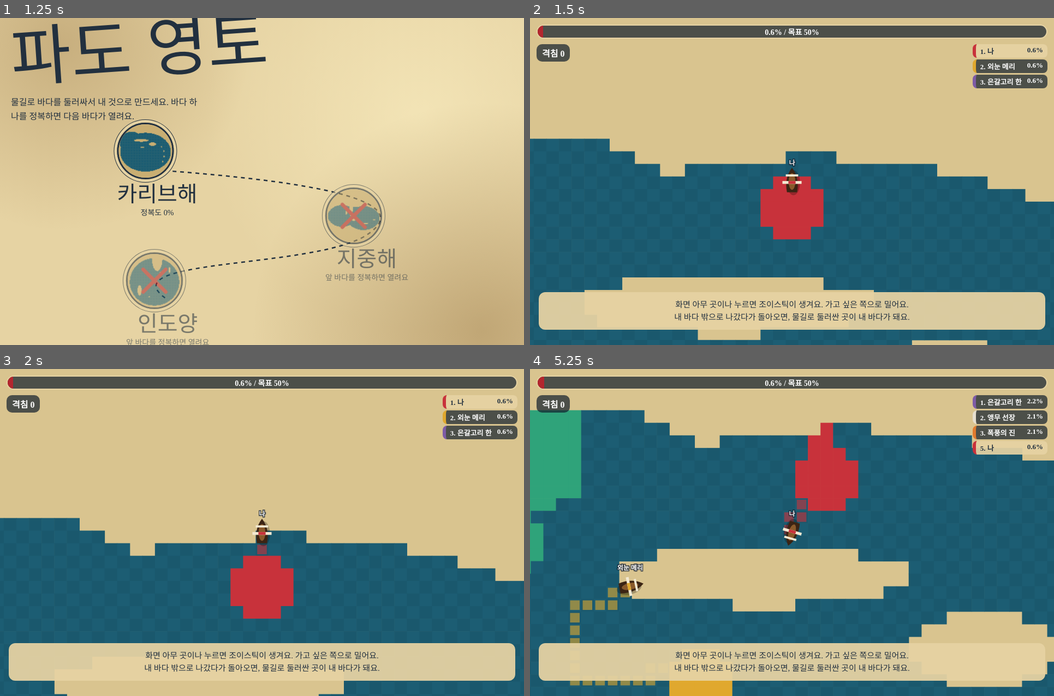
Above: before the commit, frames 1-4 (two rows, left to right).
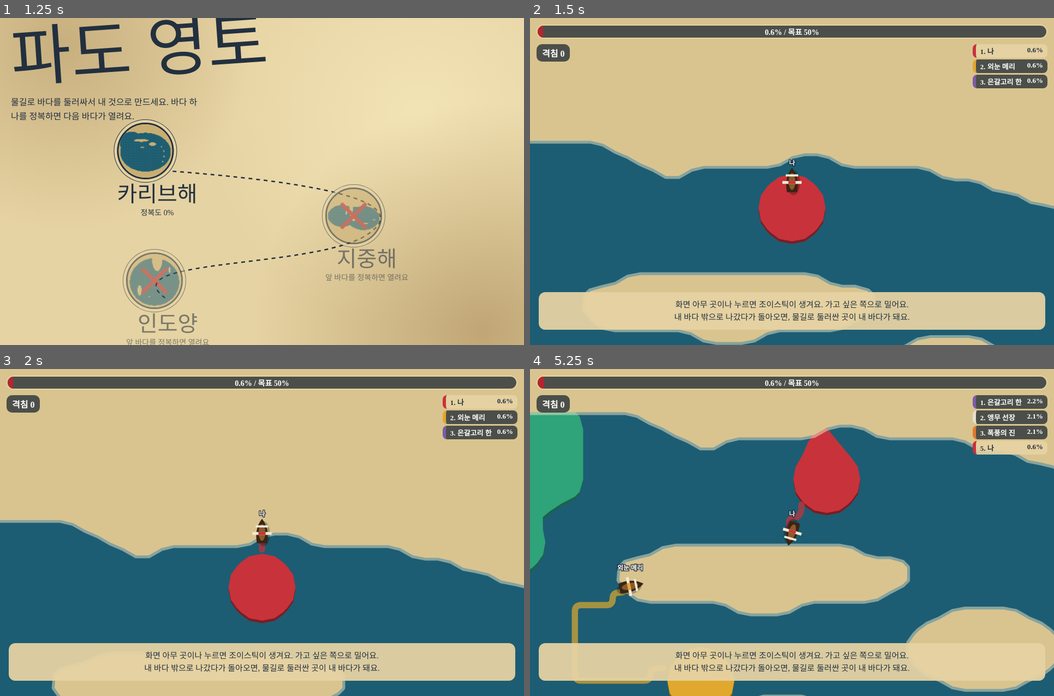
Above: after the commit, the same moments.

Repository: cheeyeon87-commits/pado-game
Game: browser game, page index.html
Two runs of this game, one before a commit and one after it. Both use one fixed random seed, a clock stepped at 60 frames per second and the inputs below.
Inputs (mouse positions are in pixels of both pictures, inside the frame that each line leads up to):
- Up to frame 1 (1.25 s): click (262, 181) at 0.27 s; click (262, 214) at 1.07 s
- Up to frame 2 (1.5 s): click "카리브해 정복도 0%" at 1.27 s
- Up to frame 3 (2 s): click (157, 499) at 1.67 s
- Up to frame 4 (5.25 s): press the mouse at (896, 483) at 2.27 s; release the mouse at (792, 467) at 2.4 s; click (870, 597) at 2.87 s; click (661, 614) at 3.47 s; press the mouse at (792, 467) at 4.07 s; release the mouse at (739, 646) at 4.2 s; click (949, 548) at 4.67 s

Frame 1 is identical in both runs. In frame 2, 3.8% of the frame differs, in the area x 0-100%, y 36-100%; in frame 3, 2.2%; in frame 4, 5.7%, in the area x 0-100%, y 12-100%.

Commit message:
Draw territory, trails and coastline as smooth curves
Co-Authored-By: Claude Fable 5.2 <noreply@anthropic.com>
Claude-Session: https://claude.ai/code/session_015cJ5RLVzvRroiBtzeVhKRB

Diff:
--- a/index.html
+++ b/index.html
@@ -270,19 +270,76 @@
   ctx.lineWidth=3; ctx.strokeStyle='rgba(18,30,45,.8)'; ctx.fillStyle='#fff';
   ctx.strokeText(p.name,p.x*cs-camx,p.y*cs-camy-cs*1.3); ctx.fillText(p.name,p.x*cs-camx,p.y*cs-camy-cs*1.3);
 }
+// 그리기: 칸 그대로가 아니라, 칸을 살짝 번지게 한 값에서 경계선을 뽑아 부드러운 곡선으로 그린다
+const TH=.42;
+let field=null;
+function fields(x0,y0,x1,y1){
+  const K=G.players.length+1;
+  if (!field||field.length!==K) field=Array.from({length:K},()=>new Float32Array(N*N));
+  for (const f of field) for (let y=y0;y<=y1;y++) f.fill(0,y*N+x0,y*N+x1+1);
+  for (let y=y0;y<=y1;y++) for (let x=x0;x<=x1;x++){
+    const n=y*N+x;
+    for (let dy=-1;dy<=1;dy++) for (let dx=-1;dx<=1;dx++){
+      const xx=x+dx, yy=y+dy;
+      let id=K-1;
+      if (xx>=0&&yy>=0&&xx<N&&yy<N){ const i=yy*N+xx; id=land[i]?K-1:own[i]; }
+      if (id>=0) field[id][n]+=(dx?1:2)*(dy?1:2)/16;
+    }
+  }
+}
+function contour(f,x0,y0,x1,y1,camx,camy){
+  const P=new Path2D(), X=g=>(g+.5)*cs-camx, Y=g=>(g+.5)*cs-camy;
+  const px=[0,1,1,0], py=[0,0,1,1], v=[0,0,0,0];
+  for (let y=y0;y<y1;y++){
+    let run=-1;
+    for (let x=x0;x<=x1;x++){
+      const n=y*N+x;
+      if (x<x1){
+        v[0]=f[n]; v[1]=f[n+1]; v[2]=f[n+N+1]; v[3]=f[n+N];
+        const k=(v[0]>=TH)+(v[1]>=TH)+(v[2]>=TH)+(v[3]>=TH);
+        if (k===4){ if (run<0) run=x; continue; }
+        if (run>=0){ P.rect(X(run),Y(y),(x-run)*cs,cs+.5); run=-1; }
+        if (!k) continue;
+        let first=true;
+        for (let i=0;i<4;i++){ const j=(i+1)&3;
+          if (v[i]>=TH){ first?P.moveTo(X(x+px[i]),Y(y+py[i])):P.lineTo(X(x+px[i]),Y(y+py[i])); first=false; }
+          if ((v[i]>=TH)!==(v[j]>=TH)){ const t=(TH-v[i])/(v[j]-v[i]);
+            const qx=X(x+px[i]+(px[j]-px[i])*t), qy=Y(y+py[i]+(py[j]-py[i])*t);
+            first?P.moveTo(qx,qy):P.lineTo(qx,qy); first=false; }
+        }
+        P.closePath();
+      } else if (run>=0) P.rect(X(run),Y(y),(x-run)*cs,cs+.5);
+    }
+  }
+  return P;
+}
+const shade=(hex,k)=>'#'+[1,3,5].map(i=>Math.round(parseInt(hex.slice(i,i+2),16)*k).toString(16).padStart(2,'0')).join('');
 function draw(){
-  const me=G.players[0], camx=me.x*cs-W/2, camy=me.y*cs-H/2;
-  ctx.fillStyle='#D9C48F'; ctx.fillRect(0,0,W,H);
-  const x0=Math.max(0,camx/cs|0), y0=Math.max(0,camy/cs|0), x1=Math.min(N-1,(camx+W)/cs|0), y1=Math.min(N-1,(camy+H)/cs|0);
-  for (let y=y0;y<=y1;y++) for (let x=x0;x<=x1;x++){
-    const i=y*N+x; if (land[i]) continue;
-    ctx.globalAlpha=1;
-    ctx.fillStyle = own[i]>=0 ? G.players[own[i]].color : (x+y)%2 ? '#1C5D73' : '#1A586D';
-    ctx.fillRect(x*cs-camx,y*cs-camy,cs+.6,cs+.6);
-    if (trail[i]>=0){ ctx.globalAlpha=.6; ctx.fillStyle=G.players[trail[i]].color;
-      ctx.fillRect(x*cs-camx+cs*.12,y*cs-camy+cs*.12,cs*.76,cs*.76); }
+  const me=G.players[0], camx=me.x*cs-W/2, camy=me.y*cs-H/2, K=G.players.length+1;
+  ctx.fillStyle='#1C5D73'; ctx.fillRect(0,0,W,H);
+  const x0=Math.max(0,Math.floor(camx/cs)-2), y0=Math.max(0,Math.floor(camy/cs)-2);
+  const x1=Math.min(N-1,Math.ceil((camx+W)/cs)+1), y1=Math.min(N-1,Math.ceil((camy+H)/cs)+1);
+  fields(x0,y0,x1,y1);
+  for (const p of G.players){
+    if (!p.alive) continue;
+    const P=contour(field[p.id],x0,y0,x1,y1,camx,camy);
+    ctx.save(); ctx.translate(0,cs*.2); ctx.fillStyle=p.dark||(p.dark=shade(p.color,.6)); ctx.fill(P); ctx.restore();
+    ctx.fillStyle=p.color; ctx.fill(P);
+  }
+  ctx.lineCap=ctx.lineJoin='round'; ctx.lineWidth=cs*.5; ctx.globalAlpha=.7;
+  for (const p of G.players){
+    if (!p.alive||!p.trail.length) continue;
+    const pts=p.trail.map(c=>[(c%N+.5)*cs-camx,((c/N|0)+.5)*cs-camy]); pts.push([p.x*cs-camx,p.y*cs-camy]);
+    ctx.strokeStyle=p.color; ctx.beginPath(); ctx.moveTo(pts[0][0],pts[0][1]);
+    for (let i=1;i<pts.length-1;i++) ctx.quadraticCurveTo(pts[i][0],pts[i][1],(pts[i][0]+pts[i+1][0])/2,(pts[i][1]+pts[i+1][1])/2);
+    ctx.lineTo(pts[pts.length-1][0],pts[pts.length-1][1]); ctx.stroke();
   }
   ctx.globalAlpha=1;
+  const L=contour(field[K-1],x0,y0,x1,y1,camx,camy);
+  ctx.strokeStyle='rgba(243,233,200,.5)'; ctx.lineWidth=cs*.45; ctx.stroke(L);
+  ctx.fillStyle='#D9C48F'; ctx.fill(L);
+  const gx0=.5*cs-camx, gy0=.5*cs-camy, gx1=(N-.5)*cs-camx, gy1=(N-.5)*cs-camy;
+  ctx.fillRect(0,0,W,gy0+1); ctx.fillRect(0,gy1-1,W,H); ctx.fillRect(0,0,gx0+1,H); ctx.fillRect(gx1-1,0,W,H);
   for (const p of G.players) if (p.alive&&p.id) drawShip(p,camx,camy);
   if (me.alive) drawShip(me,camx,camy);
   drawJoy();
